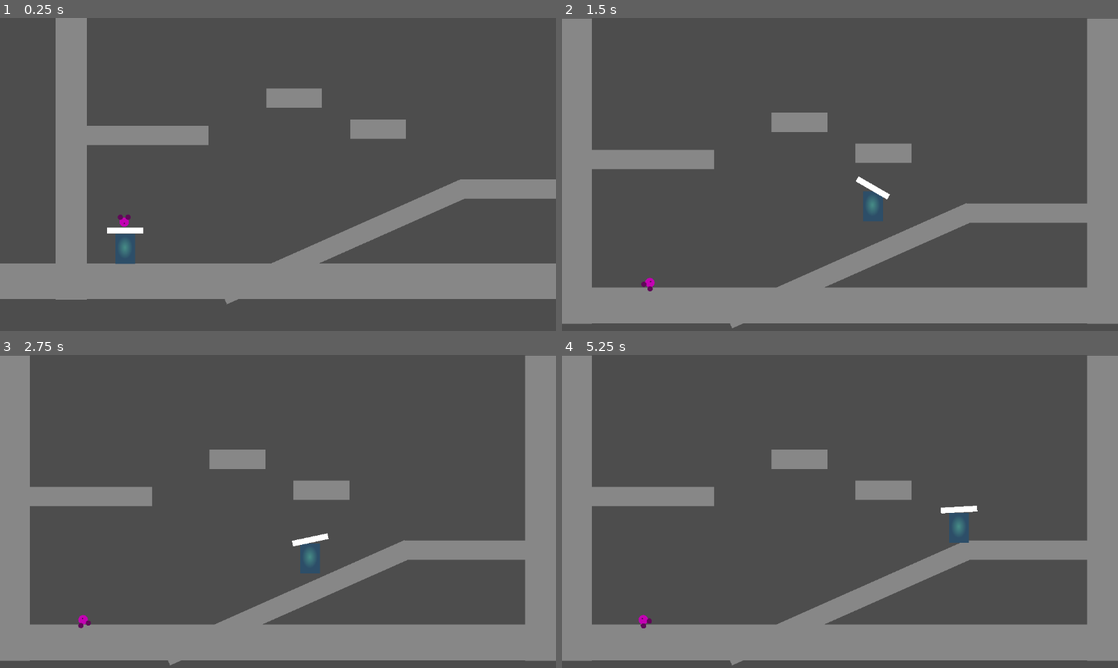
Above: before the commit, frames 1-4 (two rows, left to right).
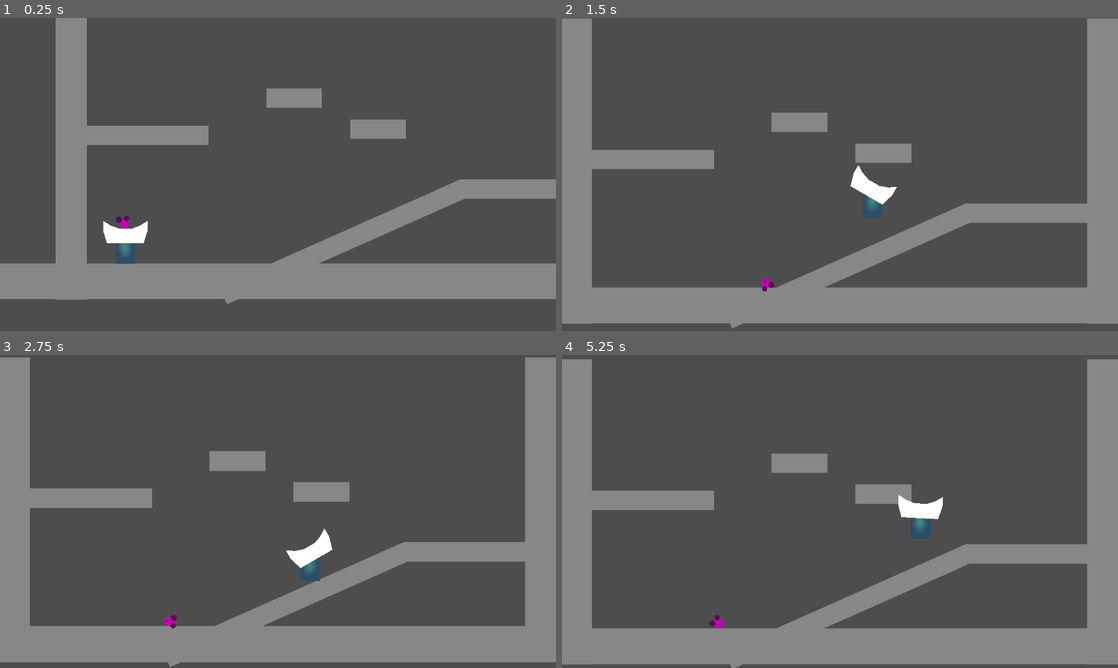
Above: after the commit, the same moments.

Repository: karasikrus/sib_jam_2023
Game: Godot game, scene res://scenes/balance_proto/balance_proto.tscn
Two runs of this game, one before a commit and one after it. Both use one fixed random seed, a clock stepped at 60 frames per second and the inputs below. This scene is started directly instead of the project's main scene.
Inputs:
- Up to frame 1 (0.25 s): no input
- Up to frame 2 (1.5 s): hold Space (jump) 0.53-1.28 s; hold Right (ui_right) from 0.53 s (still down); tap Space (jump) at 1.35 s
- Up to frame 3 (2.75 s): tap Space (jump) at 1.52, 1.82 s; release Right (ui_right) at 2.03 s; hold Left (ui_left) from 2.03 s (still down); hold Space (jump) from 2.03 s (still down)
- Up to frame 4 (5.25 s): release Left (ui_left) at 2.78 s; release Space (jump) at 2.78 s; hold Right (ui_right) 2.78-4.28 s; tap Space (jump) at 2.85, 3.02, 3.32, 4.35, 4.52, 4.82 s; hold Space (jump) 3.53-4.28 s; tap Enter at 4.25 s; hold Left (ui_left) 4.28-5.03 s; hold Right (ui_right) from 5.03 s (still down); hold Space (jump) from 5.03 s (still down)

The runs differ from the first frame. In frame 1, 0.4% of the frame differs, in the area x 18-27%, y 62-72%; in frame 2, 0.5%; in frame 3, 3.0%; in frame 4, 5.8%, in the area x 0-100%, y 0-100%.

Commit message:
physics changes

Diff:
--- a/project.godot
+++ b/project.godot
@@ -69,8 +69,11 @@
 [layer_names]
 
 2d_physics/layer_1="Player"
+2d_physics/layer_2="ground"
+2d_physics/layer_4="mouse_carrier"
 2d_physics/layer_5="arrow_point"
 2d_physics/layer_6="clock_sector"
+2d_physics/layer_9="baby_mouse"
 
 [rendering]
 
--- a/scenes/balance_proto/baby_mouse/baby_mouse.gd
+++ b/scenes/balance_proto/baby_mouse/baby_mouse.gd
@@ -6,11 +6,11 @@
 
 func _integrate_forces(state):
 	if is_teleporting:
+		is_teleporting = false
 		state.transform.origin = teleport_location
 		state.linear_velocity = Vector2.ZERO
 		state.angular_velocity = 0
-		is_teleporting = false
 
 func teleport(location: Vector2):
+	teleport_location = location
 	is_teleporting = true
-	teleport_location = location
--- a/scenes/balance_proto/baby_mouse/baby_mouse.tscn
+++ b/scenes/balance_proto/baby_mouse/baby_mouse.tscn
@@ -6,15 +6,19 @@
 rough = true
 
 [sub_resource type="CircleShape2D" id="CircleShape2D_r63jk"]
+custom_solver_bias = 0.95
 
 [sub_resource type="SphereMesh" id="SphereMesh_ln5ha"]
 
 [node name="BabyMouse" type="RigidBody2D"]
 collision_layer = 256
 collision_mask = 15
-inertia = 700.0
+inertia = 300.0
 physics_material_override = SubResource("PhysicsMaterial_px6gg")
-gravity_scale = 2.0
+gravity_scale = 3.0
+continuous_cd = 2
+can_sleep = false
+linear_damp = 1.0
 script = ExtResource("1_727ms")
 
 [node name="CollisionShape2D" type="CollisionShape2D" parent="."]
@@ -28,7 +32,7 @@
 [node name="MeshInstance2D2" type="MeshInstance2D" parent="."]
 modulate = Color(0.372549, 0.0352941, 0.345098, 1)
 position = Vector2(-8, -10)
-scale = Vector2(10.8786, 10.8786)
+scale = Vector2(12.2163, 13.1895)
 mesh = SubResource("SphereMesh_ln5ha")
 
 [node name="MeshInstance2D3" type="MeshInstance2D" parent="."]
--- a/scenes/balance_proto/balance_board/balance_board.gd
+++ b/scenes/balance_proto/balance_board/balance_board.gd
@@ -1,11 +1,25 @@
 extends CharacterBody2D
 class_name BalanceBoard
 
-var balace_point : float = 0 # from -1 to 1
+var balance_point : float = 0 # from -1 to 1
 var x_dir
 @export var balance_tilt_force : float = 0.02
 @export var balance_reset_force : float = 0.01
 @export var max_angle : float = 30
+
+@export_category("Magnetic field")
+@export var is_magnetic_field_active : bool = false
+@export var magnetic_field_power : float = 10
+var is_applying_magnetic_force : bool = false
+var baby_mouse : BabyMouse
+
+
+@onready var magnetic_field = $MagneticField as Area2D
+
+func _ready():
+	magnetic_field.body_entered.connect(on_body_entered_magnetic_field)
+	magnetic_field.body_exited.connect(on_body_exited_magnetic_field)
+
 
 func get_input() -> Dictionary:
 	return {
@@ -19,25 +33,49 @@
 func _physics_process(delta):
 	balance_movement(delta)
 	tilt_board()
+	apply_magnetic_force()
 
 
 func balance_movement(delta):
 	x_dir = get_input()["x"]
 
 	#reset to staring position
-	if x_dir == 0:
-		if balace_point > 0:
-			balace_point = clampf(balace_point - balance_reset_force * delta, 0, 1)
-		if balace_point < 0:
-			balace_point = clampf(balace_point + balance_reset_force * delta, -1, 0)
+	if balance_point > 0 and x_dir <= 0:
+		balance_point = clampf(balance_point - balance_reset_force * delta, 0, 1)
+	elif balance_point < 0 and x_dir >= 0:
+		balance_point = clampf(balance_point + balance_reset_force * delta, -1, 0)
 
-	else: #tilt forward
-		balace_point = clampf(balace_point + balance_reset_force * delta * x_dir, -1, 1)
+	#tilt forward
+	balance_point = clampf(balance_point + balance_reset_force * delta * x_dir, -1, 1)
 
 func tilt_board():
-	var weight : float = (balace_point + 1)/2 # from -1 to 1 -> from 0 to 1
+	var weight : float = (balance_point + 1)/2 # from -1 to 1 -> from 0 to 1
 	var left_tilt = deg_to_rad(-max_angle)
 	var right_tilt = deg_to_rad(max_angle)
 	var angle = lerp_angle(left_tilt, right_tilt, weight)
 
 	rotation = angle
+
+func apply_magnetic_force():
+	if !is_applying_magnetic_force:
+		return
+
+	var force = (magnetic_field.global_position - baby_mouse.global_position)\
+			.normalized() * magnetic_field_power
+	baby_mouse.apply_force(force)
+
+func on_body_entered_magnetic_field(body):
+	if !is_magnetic_field_active:
+		return
+
+	if body is BabyMouse:
+		baby_mouse = (body as BabyMouse)
+		is_applying_magnetic_force = true
+
+
+func on_body_exited_magnetic_field(body):
+	if !is_magnetic_field_active:
+		return
+
+	if body is BabyMouse:
+		is_applying_magnetic_force = false
--- a/scenes/balance_proto/balance_board/balance_board.tscn
+++ b/scenes/balance_proto/balance_board/balance_board.tscn
@@ -1,16 +1,37 @@
-[gd_scene load_steps=2 format=3 uid="uid://cxj01n3rwt06y"]
+[gd_scene load_steps=4 format=3 uid="uid://cxj01n3rwt06y"]
 
 [ext_resource type="Script" path="res://scenes/balance_proto/balance_board/balance_board.gd" id="1_2fj12"]
 
+[sub_resource type="CapsuleShape2D" id="CapsuleShape2D_sdys1"]
+radius = 12.0
+height = 52.0
+
+[sub_resource type="RectangleShape2D" id="RectangleShape2D_uvv0f"]
+size = Vector2(44, 10)
+
 [node name="balance_board" type="CharacterBody2D"]
-scale = Vector2(1.88, 1)
+collision_layer = 8
 collision_mask = 15
 script = ExtResource("1_2fj12")
-balance_tilt_force = 10.0
-balance_reset_force = 5.0
+balance_tilt_force = 5.0
+balance_reset_force = 3.0
 
 [node name="Polygon2D" type="Polygon2D" parent="."]
-polygon = PackedVector2Array(-10, -3, 10, -3, 10, 3, -10, 3)
+polygon = PackedVector2Array(-23, 0, -19, 13.2075, 19, 13.2075, 23, 0, 23, -10, 15, -5, 7, -2, 0, -2, -6, -2, -15, -5, -23, -10)
 
 [node name="CollisionPolygon2D" type="CollisionPolygon2D" parent="."]
-polygon = PackedVector2Array(-10.1064, -3, -10.1064, 13, 10.1064, 13, 10.1064, -3, 12.234, -9, 7.97872, -4, 0, -4, -7.97872, -4, -12.234, -10)
+polygon = PackedVector2Array(-23, 0, -19, 13.2075, 19, 13.2075, 23, 0, 23, -10, 15, -5, 7, -2, 0, -2, -6, -2, -15, -5, -23, -10)
+
+[node name="MagneticField" type="Area2D" parent="."]
+position = Vector2(0, -2)
+collision_layer = 0
+collision_mask = 256
+
+[node name="CollisionShape2D" type="CollisionShape2D" parent="MagneticField"]
+position = Vector2(0, -12)
+rotation = 1.5708
+shape = SubResource("CapsuleShape2D_sdys1")
+
+[node name="CollisionShape2D" type="CollisionShape2D" parent="."]
+position = Vector2(0, 5)
+shape = SubResource("RectangleShape2D_uvv0f")
--- a/scenes/balance_proto/balance_player/balance_player.gd
+++ b/scenes/balance_proto/balance_player/balance_player.gd
@@ -31,6 +31,10 @@
 # ----------------------------------- #
 @onready var area_2d = $Area2D
 @onready var board_top_location = $BoardTopLocation
+@onready var ray_cast_2d = $BottomRays/RayCast2D
+@onready var ray_cast_2d_2 = $BottomRays/RayCast2D2
+@onready var ray_cast_2d_3 = $BottomRays/RayCast2D3
+
 
 
 func _ready():
@@ -38,8 +42,17 @@
 
 
 func on_body_near_legs(body: Node2D):
-	if body is BabyMouse:
+	if body is BabyMouse and is_near_floor():
+		print("teleportin")
 		(body as BabyMouse).teleport(board_top_location.global_position)
+
+
+func is_near_floor():
+	return ray_cast_2d.collide_with_bodies or\
+	ray_cast_2d_2.collide_with_bodies or\
+	ray_cast_2d_3.collide_with_bodies
+
+
 
 # All iputs we want to keep track of
 func get_input() -> Dictionary:
@@ -133,7 +146,7 @@
 	var applied_gravity : float = 0
 
 	# No gravity if we are grounded
-	if jump_coyote_timer > 0:
+	if is_on_floor():
 		return
 
 	# Normal gravity limit
--- a/scenes/balance_proto/balance_player/balance_player.tscn
+++ b/scenes/balance_proto/balance_player/balance_player.tscn
@@ -16,10 +16,10 @@
 [sub_resource type="CapsuleShape2D" id="CapsuleShape2D_ioghl"]
 
 [sub_resource type="RectangleShape2D" id="RectangleShape2D_m3hvi"]
-size = Vector2(42, 6)
+size = Vector2(30, 6)
 
 [node name="BalancePlayer" type="CharacterBody2D"]
-collision_mask = 14
+collision_mask = 6
 script = ExtResource("1_lpjci")
 
 [node name="Sprite" type="Sprite2D" parent="."]
@@ -31,8 +31,6 @@
 
 [node name="balance_board" parent="." instance=ExtResource("2_1nu8q")]
 position = Vector2(0, -19)
-balance_tilt_force = 3.0
-balance_reset_force = 2.0
 
 [node name="Area2D" type="Area2D" parent="."]
 position = Vector2(0, 12)
@@ -43,4 +41,21 @@
 shape = SubResource("RectangleShape2D_m3hvi")
 
 [node name="BoardTopLocation" type="Node2D" parent="."]
-position = Vector2(0, -32)
+position = Vector2(0, -30)
+
+[node name="BottomRays" type="Node2D" parent="."]
+
+[node name="RayCast2D" type="RayCast2D" parent="BottomRays"]
+position = Vector2(0, 12)
+target_position = Vector2(0, 7)
+collision_mask = 2
+
+[node name="RayCast2D2" type="RayCast2D" parent="BottomRays"]
+position = Vector2(-15, 12)
+target_position = Vector2(0, 7)
+collision_mask = 2
+
+[node name="RayCast2D3" type="RayCast2D" parent="BottomRays"]
+position = Vector2(15, 12)
+target_position = Vector2(0, 7)
+collision_mask = 2
